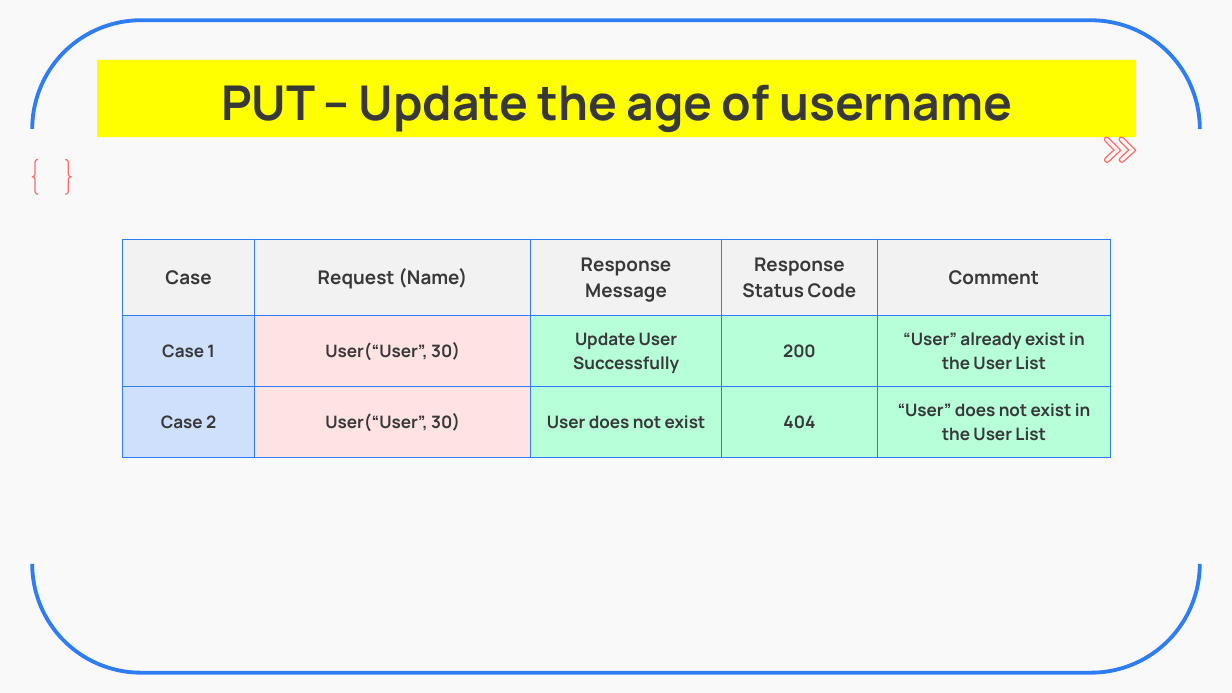
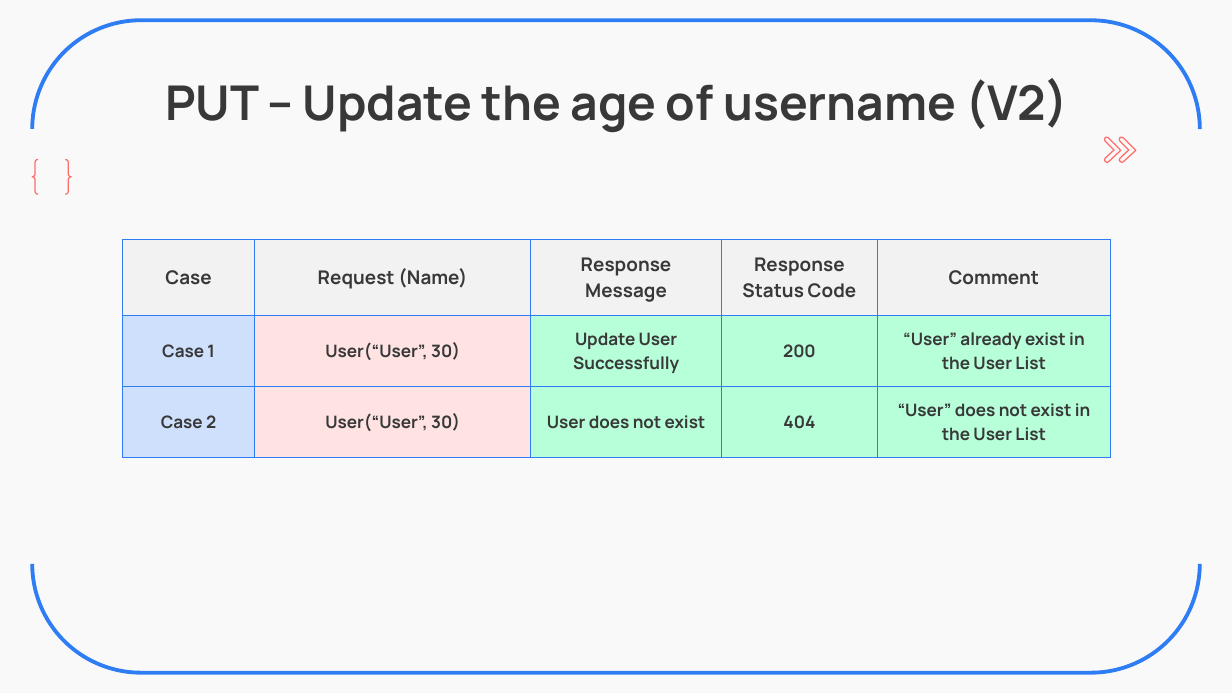
Before and after one commit to ZavierHuang/RESTFUL-API-DESIGN, a slide deck: slide 11 of 黃昱叡_和碩線下測驗_UnitTest_Restful_V2.pptx (slide 18 before the commit). Drawn at 1232x693 pixels with LibreOffice and Linux fonts; fonts in the diff are those of the drawing. Boxes give left, top, right and bottom in pixels: in the first picture for what was removed or moved away, otherwise in the second. Text is boxed around its words. In the diff, an @@ line names an element or a change of style, - is before the commit and + after.

```diff
--- a/黃昱叡_和碩線下測驗_UnitTest_Restful_V2.pptx
+++ b/黃昱叡_和碩線下測驗_UnitTest_Restful_V2.pptx
@@ title "PUT – Update the age ...": place and size @@
-title "PUT – Update the age ..." at (97,60,1136,138)
+title "PUT – Update the age ..." at (165,78,1068,132)
@@ title "PUT – Update the age ..." at (165,78,1068,132): fill #FFFF00 to none @@
@@ title at (165,78,1068,132): text changed @@
-PUT – Update the age of username
+PUT – Update the age of username (V2)
```
Also in this commit, not shown: 4 other slides changed, 1 slide added.
